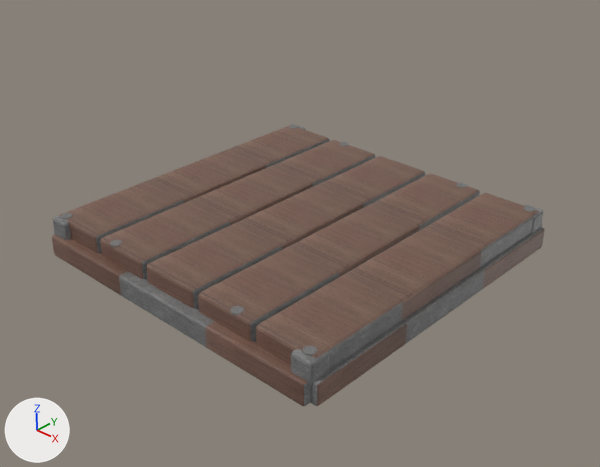
Renders of the Blender file RedFortress2/MultiPassRendering/res/model/static_platform/static_platform_1x1.blend from each side of a commit.
The view is the same before and after, from the file's camera 'Preview camera'. Arrows for +X, +Y and +Z are at lower left; the lights stay in place. The first picture is the older version.

The first picture shows 'static_platform_1x1'.
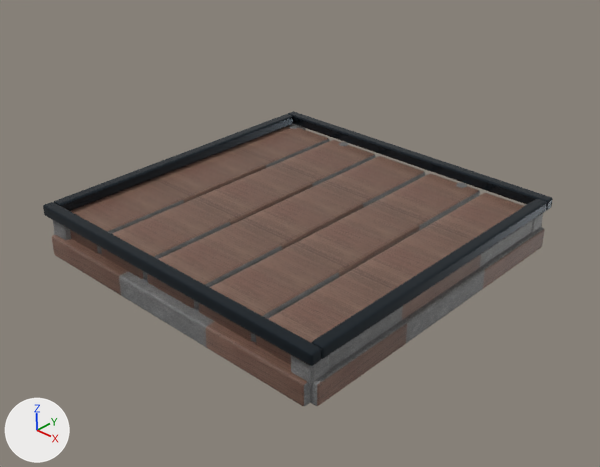
The change, as a list of edits to the scene's bpy script:
```text
Add mat_guardrail_metal:
    mat_guardrail_metal = principled_material('GuardRail_Metal')
    mat_guardrail_metal.base_color = (0.025, 0.035, 0.045)  # dark blue #2c353c
    mat_guardrail_metal.metallic = 0.85
    mat_guardrail_metal.roughness = 0.24
Add me_cube_003:
    me_cube_003.from_pydata(...)  # 56 vertices, 54 faces; spans x -0.05..0.05, y -1.4..1.4, z -0.05..0.05
    me_cube_003.materials.append(mat_guardrail_metal)  # dark blue #2c353c
Add me_cube_002:
    me_cube_002.from_pydata(...)  # 56 vertices, 54 faces; spans x -0.05..0.05, y -1.4..1.4, z -0.05..0.05
    me_cube_002.materials.append(mat_guardrail_metal)  # dark blue #2c353c
Add me_cube_001:
    me_cube_001.from_pydata(...)  # 56 vertices, 54 faces; spans x -1.5..1.5, y -0.05..0.05, z -0.05..0.05
    me_cube_001.materials.append(mat_guardrail_metal)  # dark blue #2c353c
Add me_cube:
    me_cube.from_pydata(...)  # 56 vertices, 54 faces; spans x -1.5..1.5, y -0.05..0.05, z -0.05..0.05
    me_cube.materials.append(mat_guardrail_metal)  # dark blue #2c353c
Add ob_static_platform_1x1_guardrail_west:
    ob_static_platform_1x1_guardrail_west = bpy.data.objects.new('static_platform_1x1_GuardRail_West', me_cube_003)
    ob_static_platform_1x1_guardrail_west.location = (-1.45, 0.0, 0.256)
Add ob_static_platform_1x1_guardrail_east:
    ob_static_platform_1x1_guardrail_east = bpy.data.objects.new('static_platform_1x1_GuardRail_East', me_cube_002)
    ob_static_platform_1x1_guardrail_east.location = (1.45, 0.0, 0.256)
Add ob_static_platform_1x1_guardrail_south:
    ob_static_platform_1x1_guardrail_south = bpy.data.objects.new('static_platform_1x1_GuardRail_South', me_cube_001)
    ob_static_platform_1x1_guardrail_south.location = (0.0, -1.45, 0.256)
Add ob_static_platform_1x1_guardrail_north:
    ob_static_platform_1x1_guardrail_north = bpy.data.objects.new('static_platform_1x1_GuardRail_North', me_cube)
    ob_static_platform_1x1_guardrail_north.location = (0.0, 1.45, 0.256)
```

Location of each change, [x1, y1, x2, y2] in pixels of the pictures (600 x 467 px):
'static_platform_1x1_GuardRail_South', added
    after: [43, 202, 321, 366]
'static_platform_1x1_GuardRail_East', added
    after: [312, 199, 547, 359]
'static_platform_1x1_GuardRail_North', added
    after: [288, 111, 553, 211]
'static_platform_1x1_GuardRail_West', added
    after: [54, 114, 293, 211]
